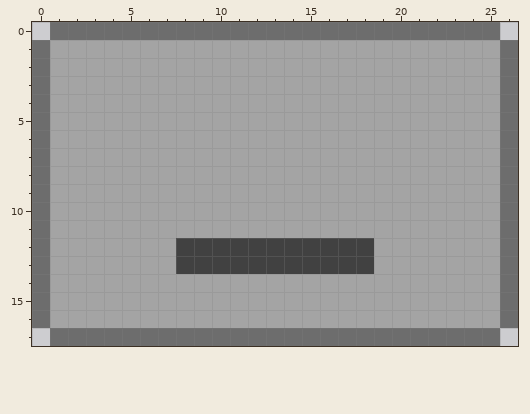
Two versions of one pixel-art file, data/Client Side Decoration Buttons/CSDMinimizeButtonFocusLost.aseprite. That is the earlier state.
27x18 pixels, 1 frame.
The result:
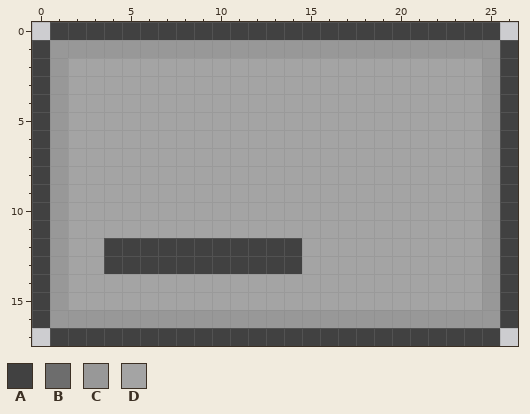
Palette (. is transparent): A #414141  B #6d6d6d  C #989898  D #a4a4a4
From old to new:
{"y":0,"x":1,"old":"BBBBBBBBBBBBBBBBBBBBBBBBB","new":"AAAAAAAAAAAAAAAAAAAAAAAAA"}
{"y":1,"x":0,"old":"BDDDDDDDDDDDDDDDDDDDDDDDDDB","new":"ACCCCCCCCCCCCCCCCCCCCCCCCCA"}
{"y":2,"x":0,"old":"BD","new":"AC"}
{"y":2,"x":25,"old":"DB","new":"CA"}
{"y":3,"x":0,"old":"BD","new":"AC"}
{"y":3,"x":25,"old":"DB","new":"CA"}
{"y":4,"x":0,"old":"BD","new":"AC"}
{"y":4,"x":25,"old":"DB","new":"CA"}
{"y":5,"x":0,"old":"BD","new":"AC"}
{"y":5,"x":25,"old":"DB","new":"CA"}
{"y":6,"x":0,"old":"BD","new":"AC"}
{"y":6,"x":25,"old":"DB","new":"CA"}
{"y":7,"x":0,"old":"BD","new":"AC"}
{"y":7,"x":25,"old":"DB","new":"CA"}
{"y":8,"x":0,"old":"BD","new":"AC"}
{"y":8,"x":25,"old":"DB","new":"CA"}
{"y":9,"x":0,"old":"BD","new":"AC"}
{"y":9,"x":25,"old":"DB","new":"CA"}
{"y":10,"x":0,"old":"BD","new":"AC"}
{"y":10,"x":25,"old":"DB","new":"CA"}
{"y":11,"x":0,"old":"BD","new":"AC"}
{"y":11,"x":25,"old":"DB","new":"CA"}
{"y":12,"x":0,"old":"BD","new":"AC"}
{"y":12,"x":4,"old":"DDDD","new":"AAAA"}
{"y":12,"x":15,"old":"AAAA","new":"DDDD"}
{"y":12,"x":25,"old":"DB","new":"CA"}
{"y":13,"x":0,"old":"BD","new":"AC"}
{"y":13,"x":4,"old":"DDDD","new":"AAAA"}
{"y":13,"x":15,"old":"AAAA","new":"DDDD"}
{"y":13,"x":25,"old":"DB","new":"CA"}
{"y":14,"x":0,"old":"BD","new":"AC"}
{"y":14,"x":25,"old":"DB","new":"CA"}
{"y":15,"x":0,"old":"BD","new":"AC"}
{"y":15,"x":25,"old":"DB","new":"CA"}
{"y":16,"x":0,"old":"BDDDDDDDDDDDDDDDDDDDDDDDDDB","new":"ACCCCCCCCCCCCCCCCCCCCCCCCCA"}
{"y":17,"x":1,"old":"BBBBBBBBBBBBBBBBBBBBBBBBB","new":"AAAAAAAAAAAAAAAAAAAAAAAAA"}
{"label":"changed","picture_box":[32,22,518,346]}
